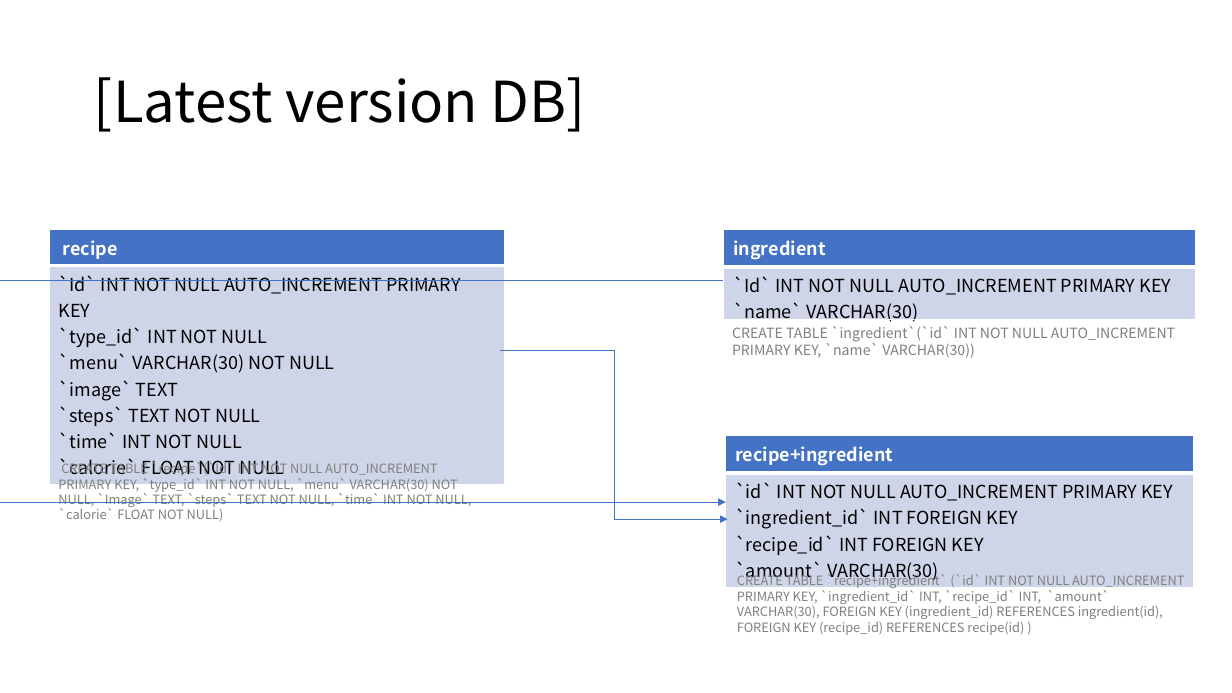
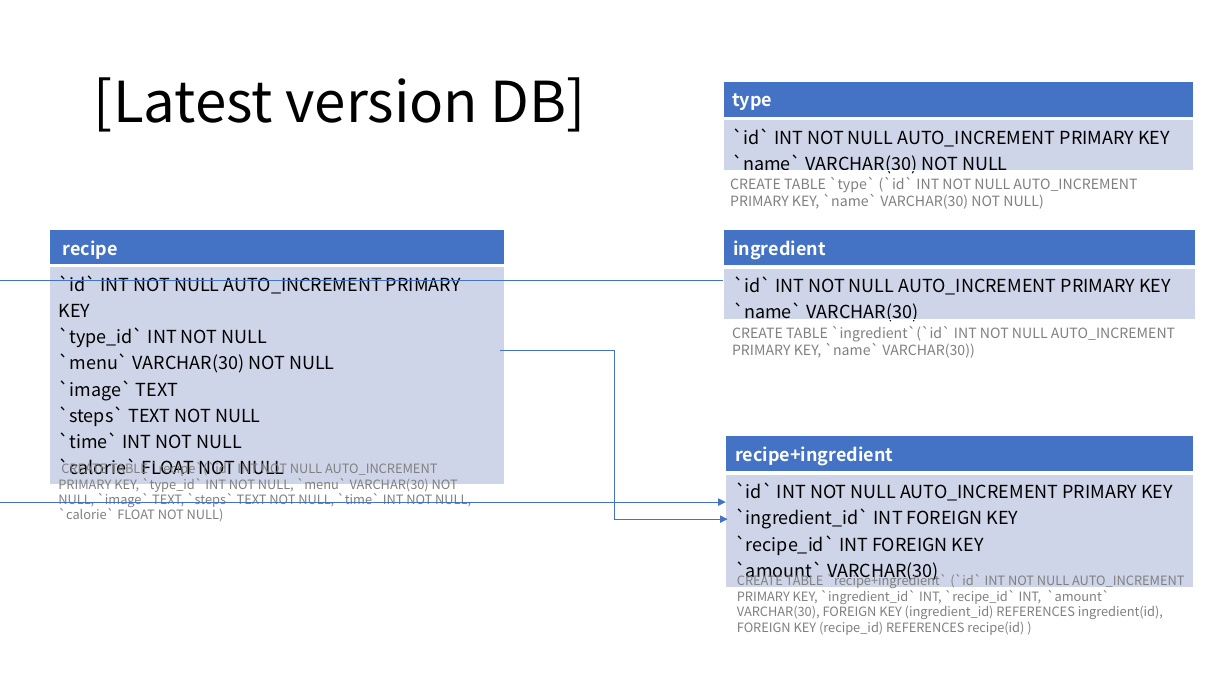
Before and after one commit to csy9608/capstone_chatbot, a slide deck: slide 9 of 설계도.pptx. Drawn at 1232x693 pixels with LibreOffice and Linux fonts; fonts in the diff are those of the drawing. Boxes give left, top, right and bottom in pixels: in the first picture for what was removed or moved away, otherwise in the second. Text is boxed around its words. In the diff, an @@ line names an element or a change of style, - is before the commit and + after.

```diff
--- a/설계도.pptx
+++ b/설계도.pptx
@@ table added at (x1=723, y1=81, x2=1193, y2=179), 2 rows, 1 columns @@
+type
+`id` INT NOT NULL AUTO_INCREMENT PRIMARY KEY / `name` VARCHAR(30) NOT NULL
@@ text added at (x1=730, y1=177, x2=1137, y2=209), 11 pt, text #808080 @@
+CREATE TABLE `type` (`id` INT NOT NULL AUTO_INCREMENT PRIMARY KEY, `name` VARCHAR(30) NOT NULL)
@@ table at (x1=49, y1=230, x2=505, y2=484) @@
-row 2, column 1: `Id` INT NOT NULL AUTO_INCREMENT PRIMARY KEY / `type_id` INT NOT NULL / `menu` VARCHAR(30) NOT NULL / `image` TEXT / `steps` TEXT NOT NULL / `time` INT NOT NULL / `calorie` FLOAT NOT NULL
+row 2, column 1: `id` INT NOT NULL AUTO_INCREMENT PRIMARY KEY / `type_id` INT NOT NULL / `menu` VARCHAR(30) NOT NULL / `image` TEXT / `steps` TEXT NOT NULL / `time` INT NOT NULL / `calorie` FLOAT NOT NULL
@@ text at (x1=58, y1=460, x2=471, y2=521): text changed @@
-CREATE TABLE `recipe`(`Id` INT NOT NULL AUTO_INCREMENT PRIMARY KEY, `type_id` INT NOT NULL, `menu` VARCHAR(30) NOT NULL, `Image` TEXT, `steps` TEXT NOT NULL, `time` INT NOT NULL, `calorie` FLOAT NOT NULL)
+CREATE TABLE `recipe`(`id` INT NOT NULL AUTO_INCREMENT PRIMARY KEY, `type_id` INT NOT NULL, `menu` VARCHAR(30) NOT NULL, `image` TEXT, `steps` TEXT NOT NULL, `time` INT NOT NULL, `calorie` FLOAT NOT NULL)
```
Also in this commit, not shown: 2 other files.
